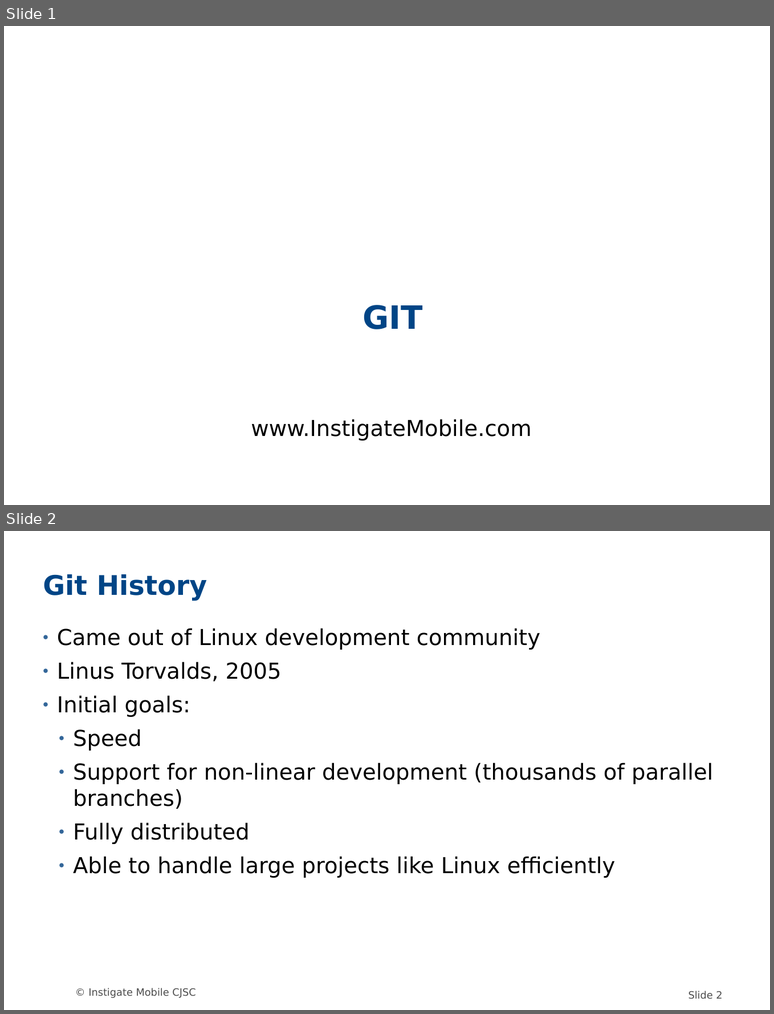
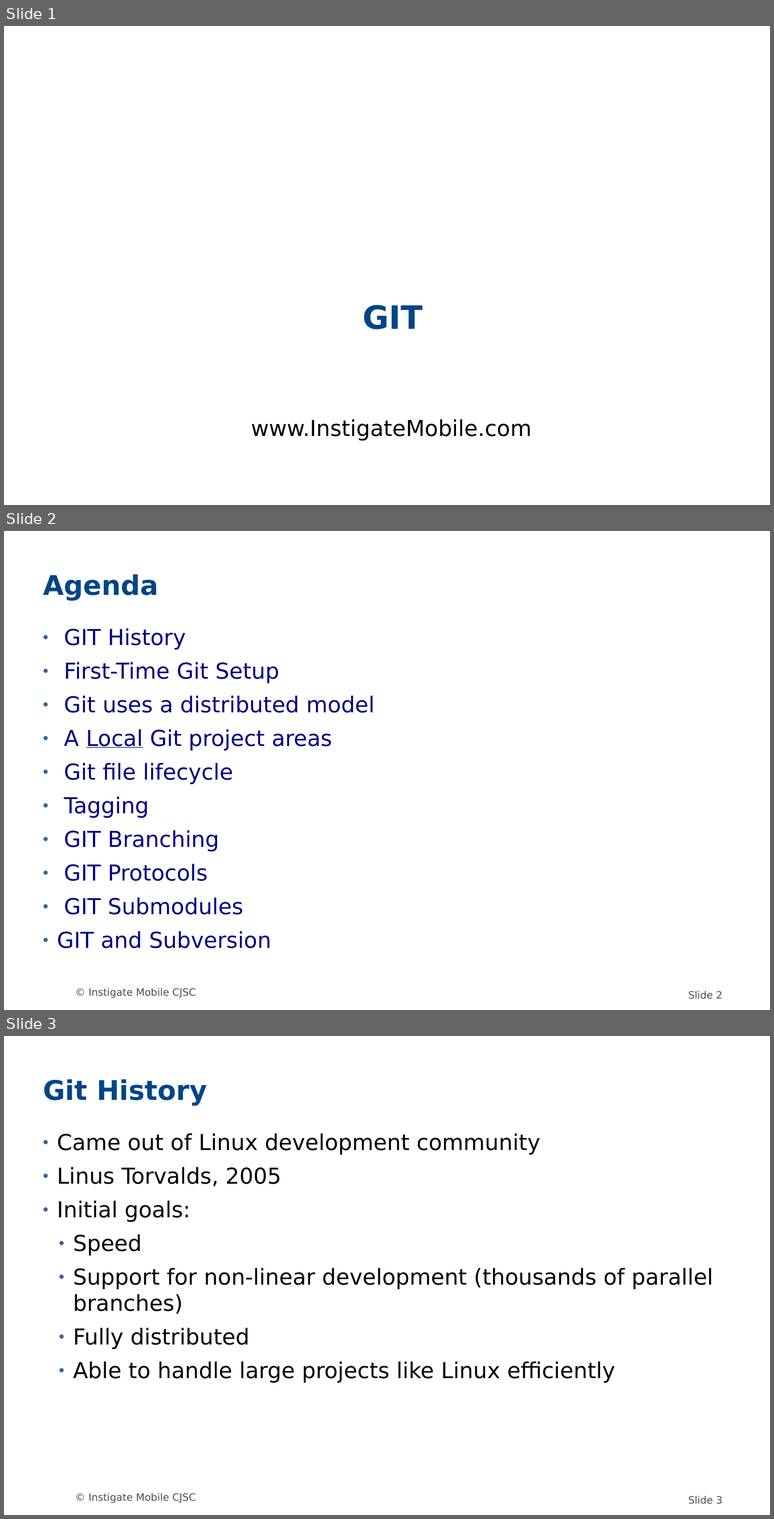
Before and after one commit to MariamP/myRepo, a slide deck: GIT.odp. Shown one above the other, each under a label of ours: slides 1 and 2 before the commit, slides 1, 2 and 3 after it. The pictures are 774x1014 and 774x1519 pixels, drawn with LibreOffice and Linux fonts; fonts in the diff are those of the drawing; background and template pictures are left out. Boxes give left, top, right and bottom in pixels: in the first picture for what was removed or moved away, otherwise in the second. Text is boxed around its words. In the diff, an @@ line names an element or a change of style, - is before the commit and + after.

```diff
--- a/GIT.odp
+++ b/GIT.odp
@@ slide 2 added at [4, 531, 770, 1010], background #FFFFFF; not listed: 2 template elements that a slide beside it also shows @@
@@ title added at [43, 574, 158, 601], 32 pt, text #004586, bold @@
+Agenda
@@ subtitle added at [57, 628, 374, 948], 26 pt, text #000080 @@
+● GIT History
+● First-Time Git Setup
+● Git uses a distributed model
+● A Local Git project areas
+● Git file lifecycle
+● Tagging
+● GIT Branching
+● GIT Protocols
+● GIT Submodules
+● GIT and Subversion
@@ what was slide 2 is now slide 3 @@
@@ page number at [689, 1495, 722, 1504]: text changed @@
-Slide 2
+Slide 3
```
Also in this commit, not shown: 7 slides changed, 1 other slide added.
